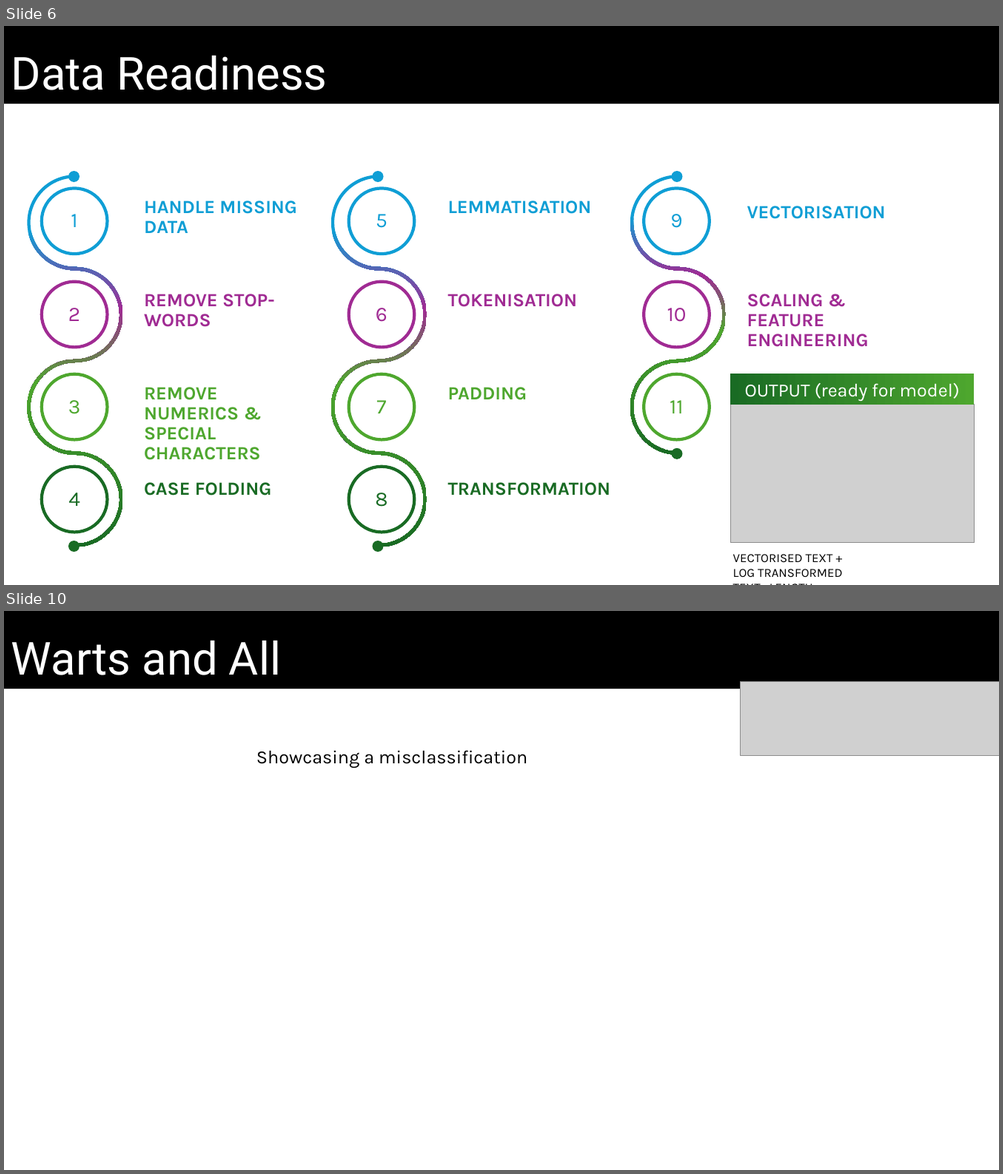
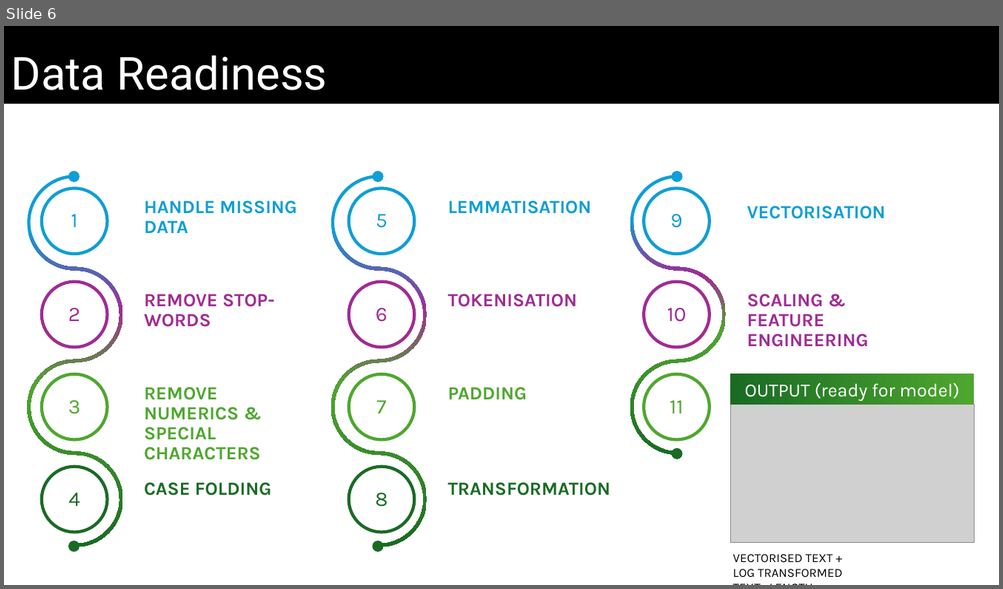
Before and after one commit to Whereiswendy/Fake-News-Predictor, a slide deck: DRAFT_Slides_v0.2_ww.pptx. Shown one above the other, each under a label of ours: slides 6 and 10 before the commit, slide 6 after it; the slides between them are not shown. The pictures are 1003x1174 and 1003x589 pixels, drawn with LibreOffice and Linux fonts; fonts in the diff are those of the drawing; grey boxes stand for pictures. Boxes give left, top, right and bottom in pixels: in the first picture for what was removed or moved away, otherwise in the second. Text is boxed around its words. In the diff, an @@ line names an element or a change of style, - is before the commit and + after.

```diff
--- a/DRAFT_Slides_v0.2_ww.pptx
+++ b/DRAFT_Slides_v0.2_ww.pptx
@@ slide 10 removed at (4,611,999,1170), background #FFFFFF @@
@@ rectangle removed at (4,611,999,689) @@
-Warts and All
@@ picture removed at (740,682,999,756) @@
@@ text removed at (256,750,527,769) @@
-Showcasing a misclassification
```
Also in this commit, not shown: 4 slides changed, 2 slides added, 1 other slide removed, 1 other file.
